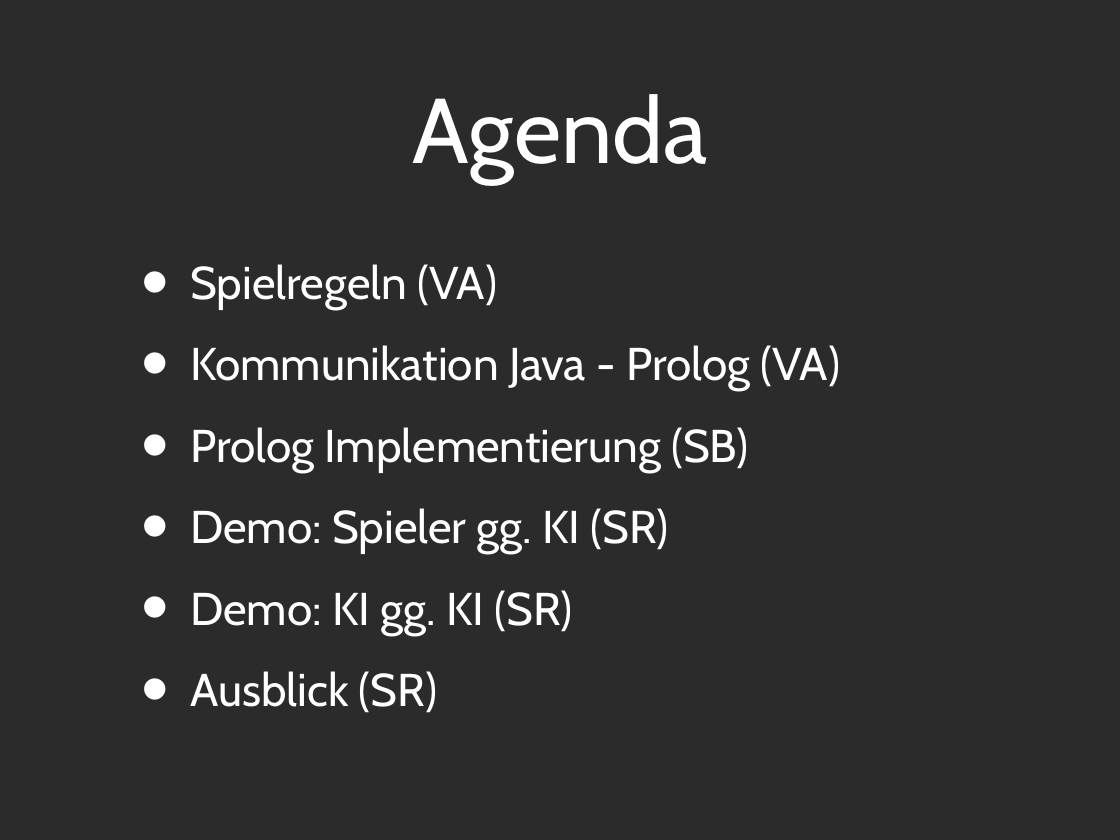
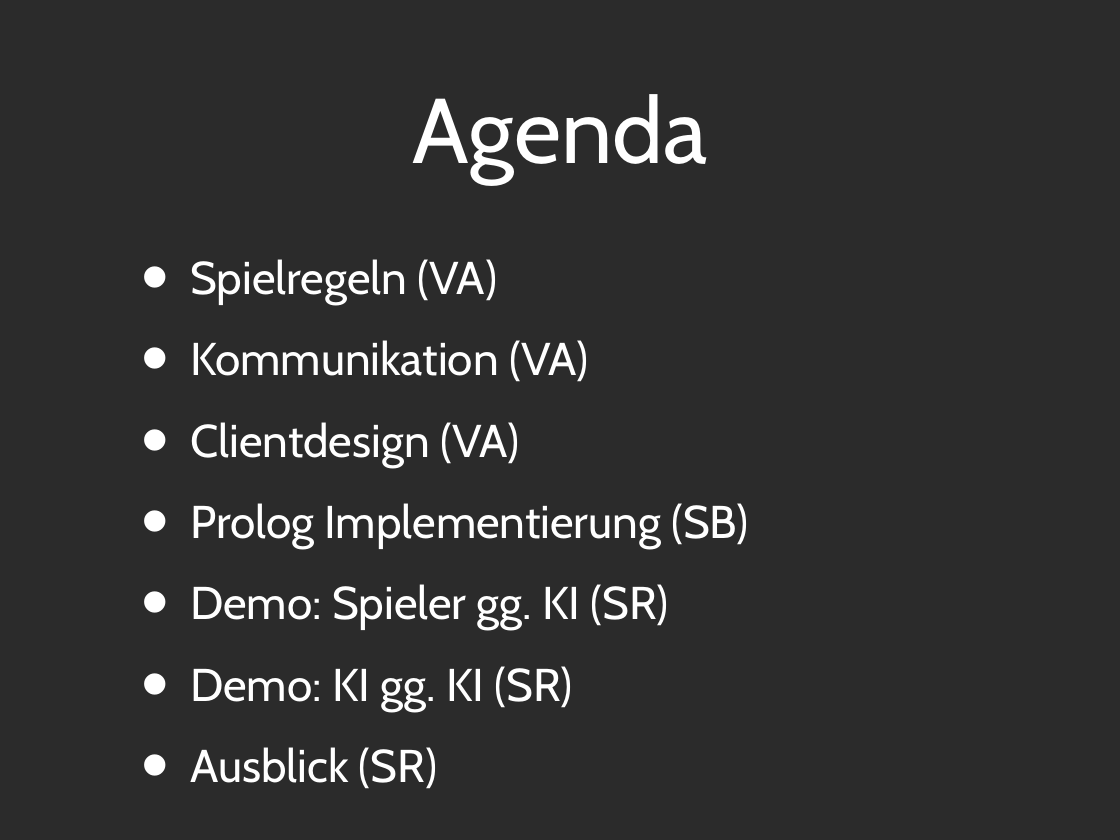
Before and after one commit to Tsopic/ai-battleship, a slide deck: slide 2 of Präsentation/Presentation_PPT.ppt. Drawn at 1120x840 pixels with LibreOffice and Linux fonts; fonts in the diff are those of the drawing; background and template pictures are left out; a plain dark background stands for a picture behind light text. Boxes give left, top, right and bottom in pixels: in the first picture for what was removed or moved away, otherwise in the second. Text is boxed around its words. In the diff, an @@ line names an element or a change of style, - is before the commit and + after.

```diff
--- a/Präsentation/Presentation_PPT.ppt
+++ b/Präsentation/Presentation_PPT.ppt
@@ text at bbox=[190, 340, 589, 468]: text changed @@
-• Kommunikation Java - Prolog (VA)
+• Kommunikation (VA)
+• Clientdesign (VA)
```
Also in this commit, not shown: 6 slides added, 1 slide removed, 1 other file.
